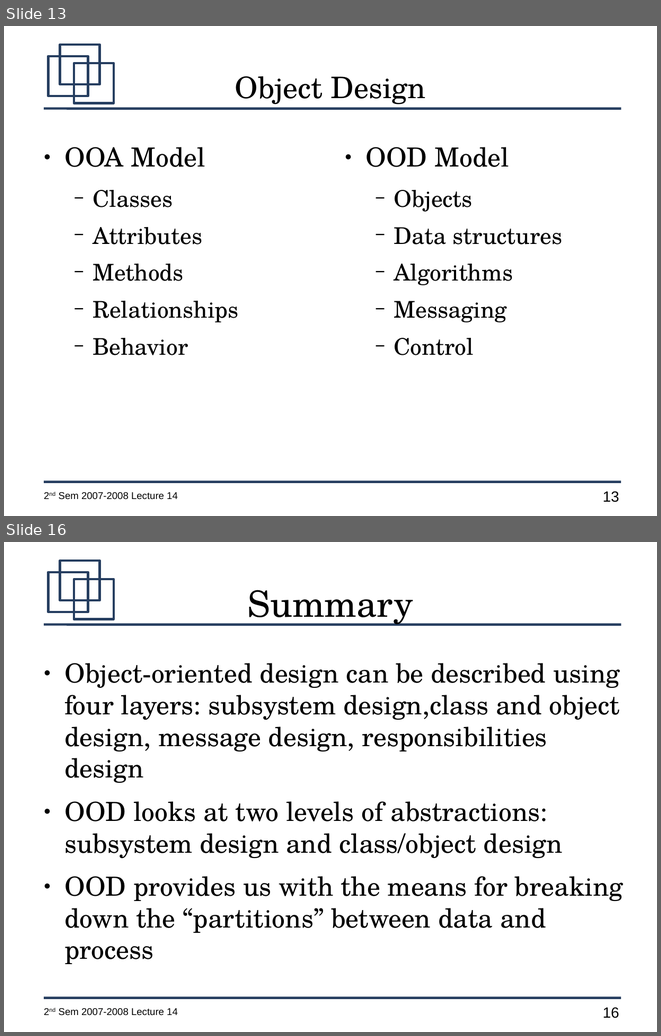
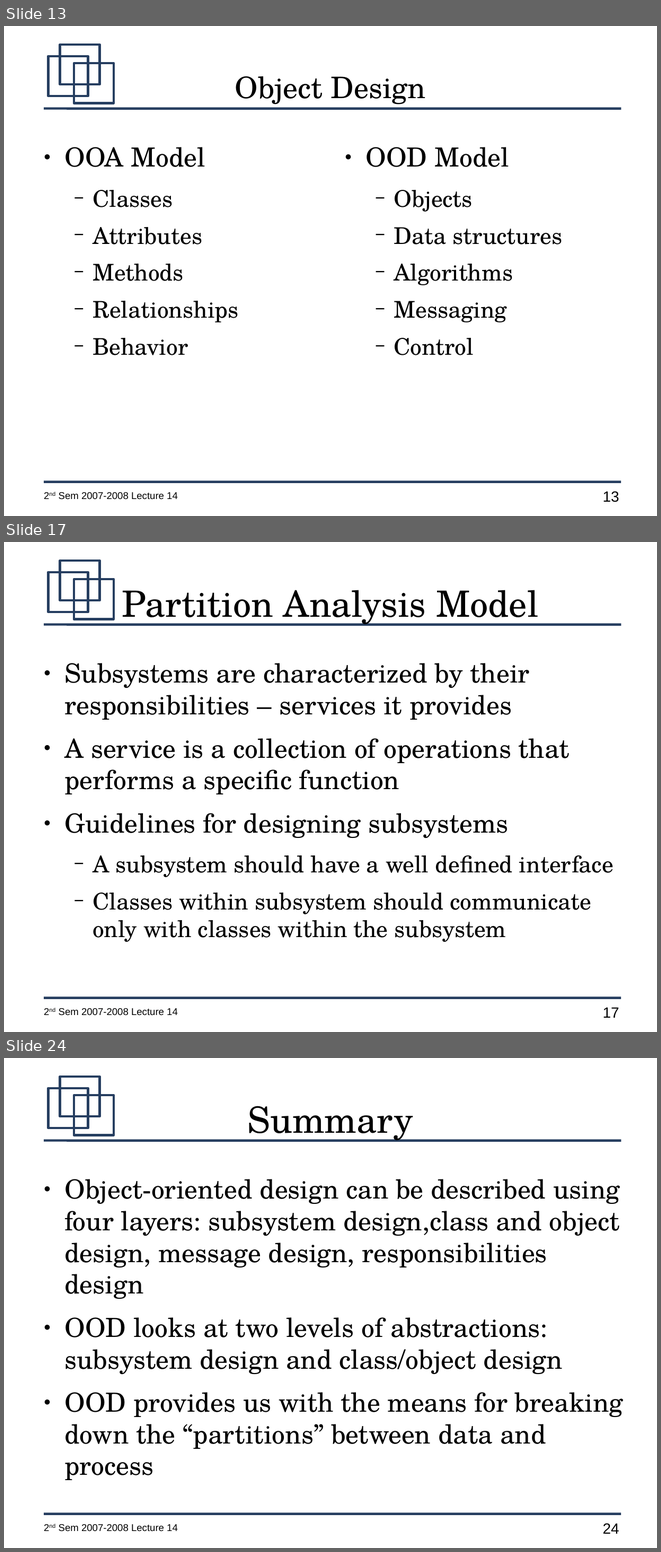
Before and after one commit to jachermocilla/jach-homepage, a slide deck: CMSC128-2nd-Sem-2007-L14.odp. Shown one above the other, each under a label of ours: slides 13 and 16 before the commit, slides 13, 17 and 24 after it; the slides between them are not shown. The pictures are 661x1036 and 661x1552 pixels, drawn with LibreOffice and Linux fonts; fonts in the diff are those of the drawing. Boxes give left, top, right and bottom in pixels: in the first picture for what was removed or moved away, otherwise in the second. Text is boxed around its words. In the diff, an @@ line names an element or a change of style, - is before the commit and + after.

```diff
--- a/CMSC128-2nd-Sem-2007-L14.odp
+++ b/CMSC128-2nd-Sem-2007-L14.odp
@@ slide 17 added at (4, 542, 657, 1032), background #FFFFFF; not listed: 7 template elements that a slide beside it also shows @@
@@ title added at (122, 590, 538, 626), 44 pt, text #000000 @@
+Partition Analysis Model
@@ text added at (64, 663, 614, 942), 32 pt, text #000000 @@
+● Subsystems are characterized by their responsibilities – services it provides
+● A service is a collection of operations that performs a specific function
+● Guidelines for designing subsystems
+  − A subsystem should have a well defined interface
+  − Classes within subsystem should communicate only with classes within the subsystem
@@ what was slide 16 is now slide 24 @@
@@ page number at (603, 1523, 619, 1533): text changed @@
-16
+24
```
Also in this commit, not shown: 2 slides changed, 7 other slides added.
